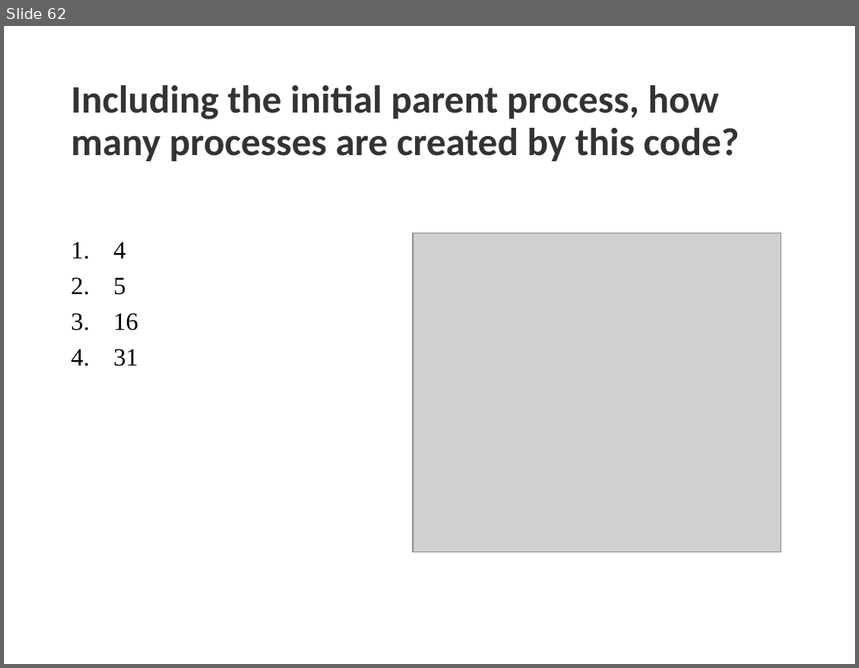
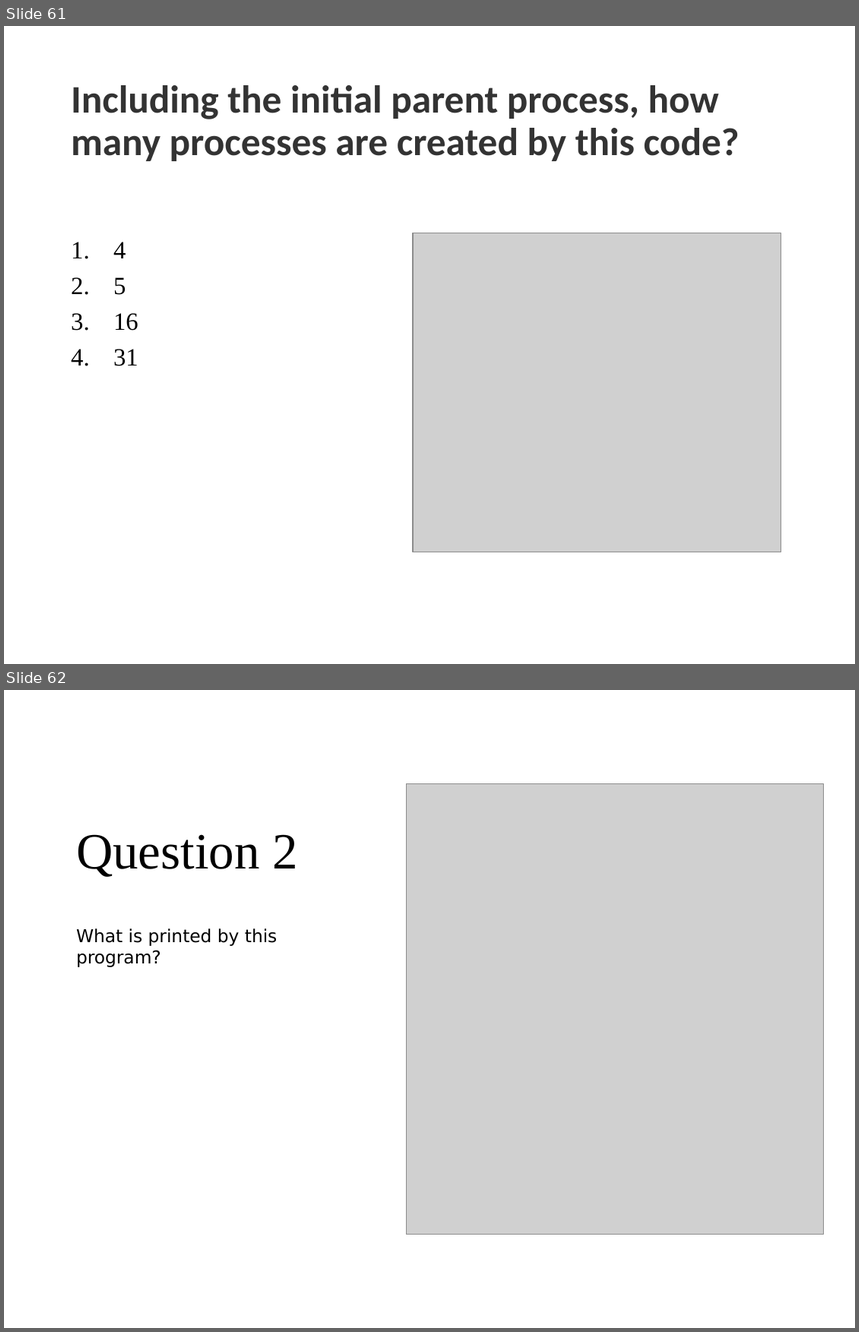
Before and after one commit to vincenzo-gulisano/os_material, a slide deck: slides/processes.pptx. Shown one above the other, each under a label of ours: slide 62 before the commit, slides 61 and 62 after it. The pictures are 859x668 and 859x1332 pixels, drawn with LibreOffice and Linux fonts; fonts in the diff are those of the drawing; grey boxes stand for pictures. Boxes give left, top, right and bottom in pixels: in the first picture for what was removed or moved away, otherwise in the second. Text is boxed around its words. In the diff, an @@ line names an element or a change of style, - is before the commit and + after.

Commit message:
changed logos to introduction and processes, added questions for processes at the end

```diff
--- a/slides/processes.pptx
+++ b/slides/processes.pptx
@@ slide 62 added at (4,690,855,1328), background #FFFFFF @@
@@ picture added at (407,783,825,1235) @@
@@ title added at (76,834,297,877), 43 pt, text #000000 @@
+Question 2
@@ text added at (76,929,277,967), 15 pt, text #000000 @@
+What is printed by this program?
@@ what was slide 62 is now slide 61 @@
```
Also in this commit, not shown: 1 slide changed, 3 other slides added, 2 slides removed, 3 other files.
